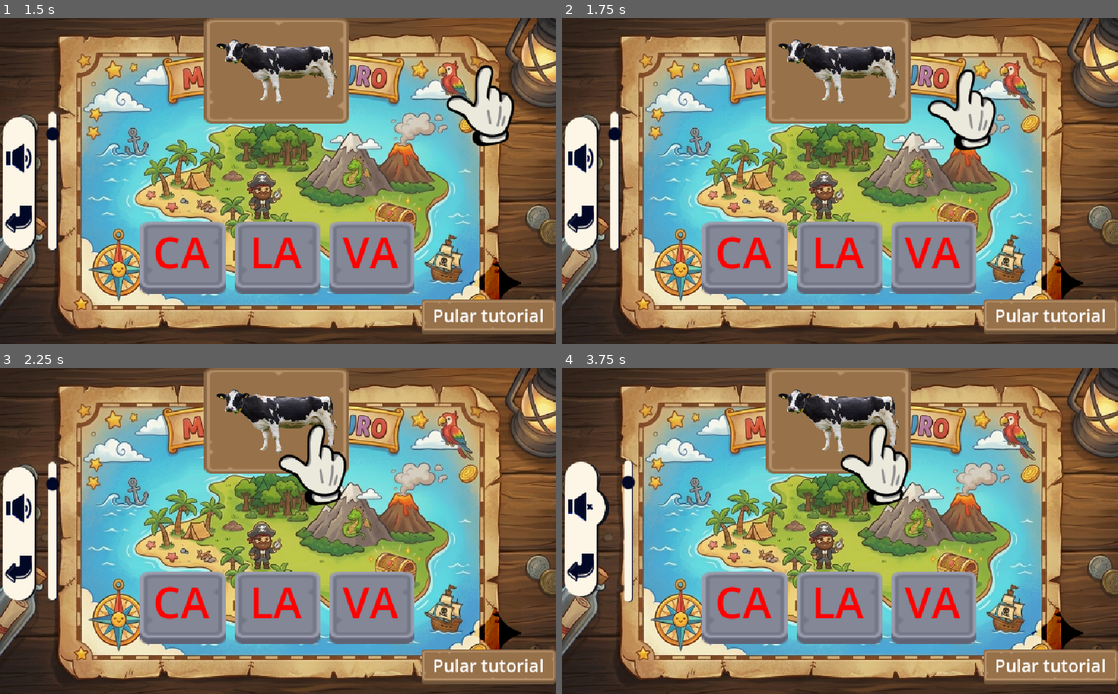
Above: before the commit, frames 1-4 (two rows, left to right).
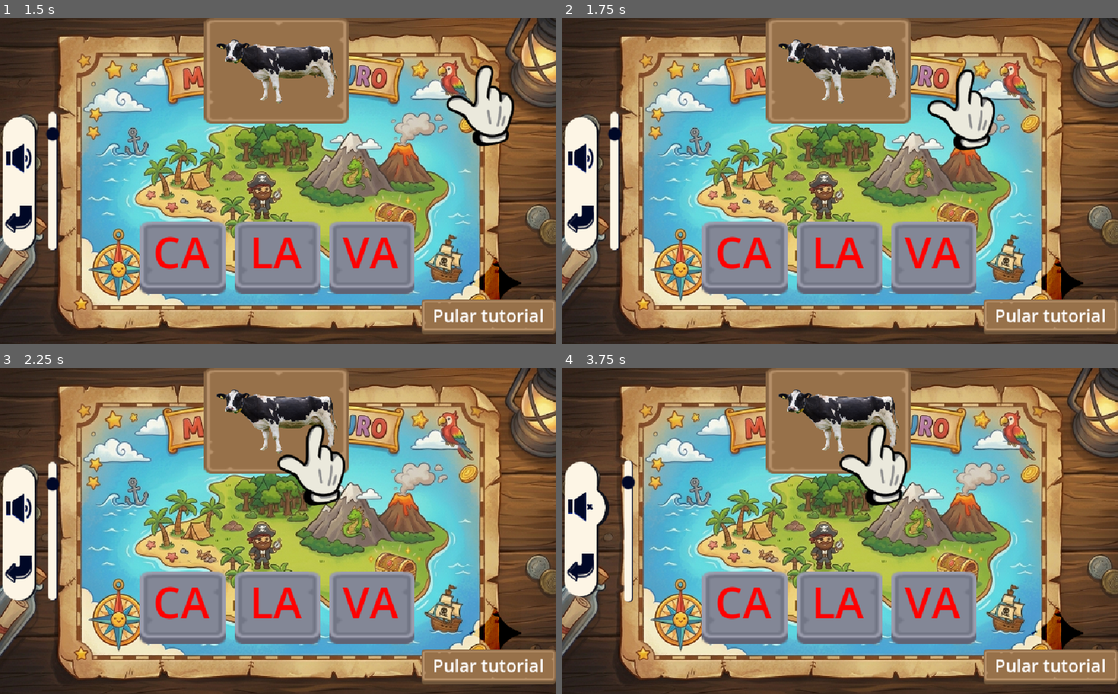
Above: after the commit, the same moments.

Repository: HedroPedro/CacaAoAbacada
Game: Godot game, scene res://scenes/main.tscn
The game is run twice, just before and just after one commit, with the same random seed, the same clock (stepped at 60 frames per second) and the same inputs. Video files are missing from this copy of the repository; at most half a second of black plays in their place. Sound files missing from this copy of the repository are replaced by a short silence.
Inputs (mouse positions are in pixels of both pictures, inside the frame that each line leads up to):
- Up to frame 1 (1.5 s): tap Enter at 0.5 s; move the mouse to (400, 164) at 0.52 s; click "Jogar" at 1.25 s
- Up to frame 2 (1.75 s): no input
- Up to frame 3 (2.25 s): move the mouse to (166, 547) at 2.02 s
- Up to frame 4 (3.75 s): tap Space at 2.75 s; move the mouse to (895, 459) at 2.77 s; click (578, 508) at 3.5 s

Frame 1 is identical in both runs. In frame 2, 0.4% of the frame differs, in the area x 65-79%, y 15-41%; in frame 3, 0.6%, in the area x 49-63%, y 17-43%; in frame 4, 0.6%.

Commit message:
fix: animation

Diff:
--- a/project.godot
+++ b/project.godot
@@ -39,3 +39,4 @@
 
 renderer/rendering_method="gl_compatibility"
 renderer/rendering_method.mobile="gl_compatibility"
+textures/vram_compression/import_etc2_astc=true
--- a/scripts/game.gd
+++ b/scripts/game.gd
@@ -46,6 +46,7 @@
 	return {"target": target, "voice": voice, "click": click, "produce_sound": produce_sound}
 
 func tutorial() -> void:
+	_tutorial_cancelled = false
 	var correct_index : int = gameUi.updateBlocks()
 	var false_index := randi_range(0, 2)
 	var timer := $Timer
@@ -60,13 +61,14 @@
 		])
 	await get_tree().process_frame
 	await get_tree().process_frame
-	for step in steps:
-		if _tutorial_cancelled:
-			break
+
+	for step in steps.duplicate():
+		if _tutorial_cancelled: return
 		var target : Control = step["target"]
 		var stream : AudioStream = step["voice"]
 		if target:
 			await move_pseudo_mouse(target)
+			if _tutorial_cancelled: return
 			if step["produce_sound"]:
 				target._on_texture_button_mouse_entered()
 			if step["click"]:
@@ -75,8 +77,12 @@
 		pirateSound.stream = stream
 		pirateSound.play()
 		await pirateSound.finished
+		if _tutorial_cancelled: return
+
 		timer.start()
 		await timer.timeout
+		if _tutorial_cancelled: return
+
 	skip_btn.visible = false
 	cursor.visible = false
 	cursor.set_position(Vector2(856.0, 80.0))
@@ -86,7 +92,7 @@
 
 func move_pseudo_mouse(target: Control):
 	var dest := target.get_global_rect().get_center()
-	dest.x += 1.0
+	dest.x -= 1.0
 	_current_tween = create_tween()
 	_current_tween.tween_property(cursor, "global_position", dest, 0.8)\
 		.set_trans(Tween.TRANS_SINE)\
@@ -94,29 +100,37 @@
 	await _current_tween.finished
 	_current_tween = null
 
+func _reset_tutorial() -> void:
+	_tutorial_cancelled = true
+
+	if _current_tween:
+		var t := _current_tween
+		_current_tween = null
+		t.kill()
+		t.emit_signal("finished")   # libera o await em move_pseudo_mouse
+
+	if pirateSound.playing:
+		pirateSound.stop()
+	pirateSound.emit_signal("finished")  # libera o await da voz
+
+	$Timer.stop()
+	$Timer.emit_signal("timeout")  # libera o await do timer
+
+	cursor.visible = false
+	skip_btn.visible = false
+	steps.clear()
+	gameUi.changeBlkDisable(false)
+
 func _on_exit_btn_pressed() -> void:
 	if GameState == 0:
 		get_tree().quit()
-		return;
+		return
 	_reset_tutorial()
 	$Ui.swap_exit_btn()
 	GameState = 0
 	bg.texture = backgrounds[0]
 	gameUi.visible = false
 	start_btn.visible = true
-
-func _reset_tutorial() -> void:
-	if _current_tween:
-		_current_tween.kill()
-		_current_tween = null
-
-	pirateSound.stop()
-	$Timer.stop()
-
-	cursor.visible = false
-	skip_btn.visible = false
-	steps.clear()
-	gameUi.changeBlkDisable(false)
 
 func update() -> void:
 	ui.setDisabledBtn(true)
Not shown, changed: export_presets.cfg
Binary file added: icone.jpg
Not shown, added: icone.jpg.import
